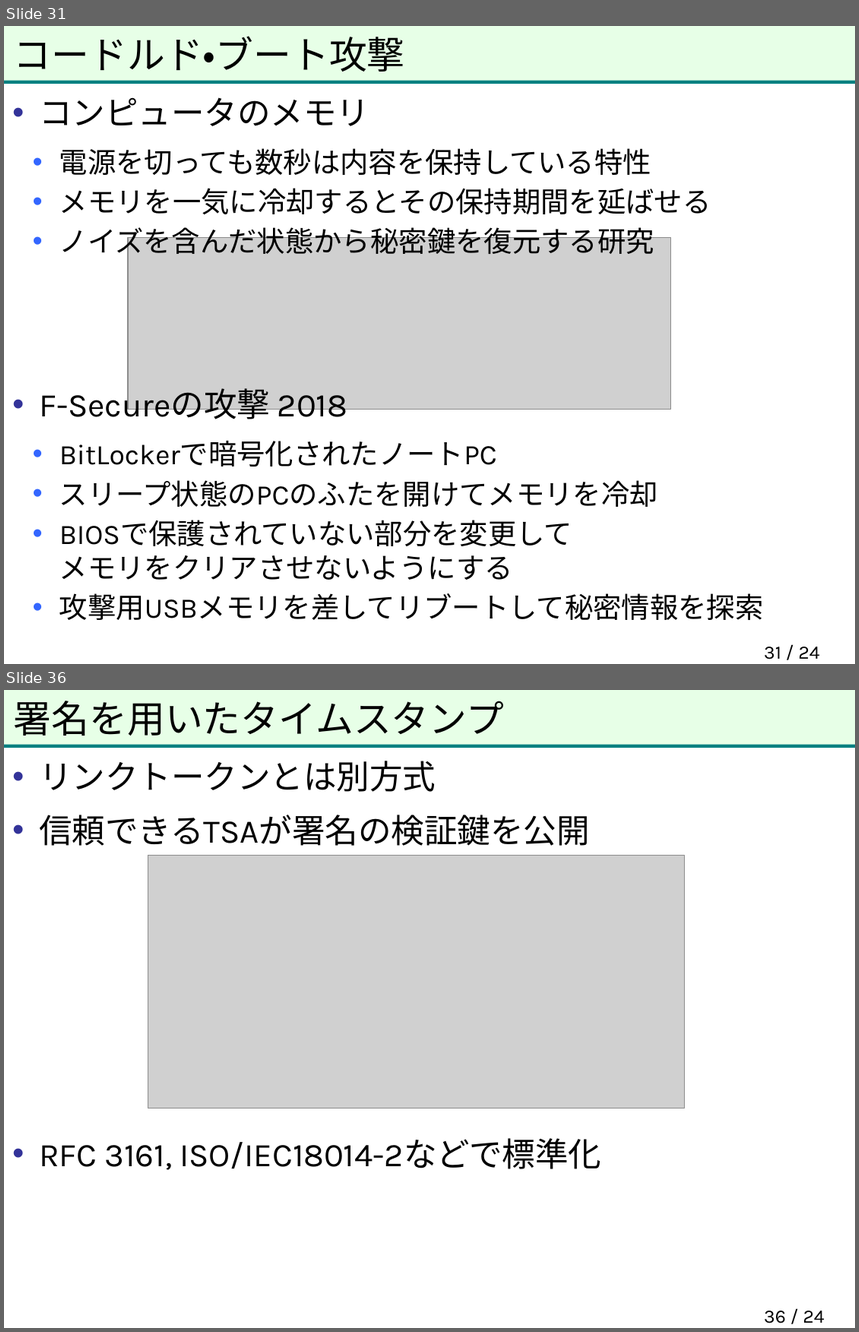
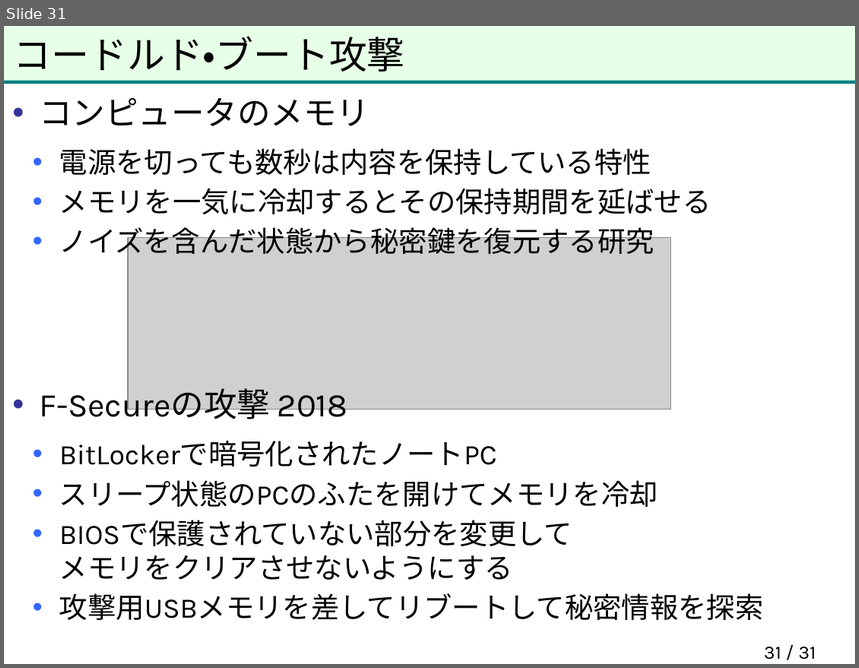
Before and after one commit to herumi/anninbon, a slide deck: lec/anninbon7.pptx. Shown one above the other, each under a label of ours: slides 31 and 36 before the commit, slide 31 after it; the slides between them are not shown. The pictures are 859x1332 and 859x668 pixels, drawn with LibreOffice and Linux fonts; fonts in the diff are those of the drawing; grey boxes stand for pictures; background and template pictures are left out. Boxes give left, top, right and bottom in pixels: in the first picture for what was removed or moved away, otherwise in the second. Text is boxed around its words. In the diff, an @@ line names an element or a change of style, - is before the commit and + after.

```diff
--- a/lec/anninbon7.pptx
+++ b/lec/anninbon7.pptx
@@ slide 36 removed at <box>4,690,855,1328</box>, background #FFFFFF; not listed: 2 template elements that a slide beside it also shows @@
@@ title removed at <box>14,701,504,736</box> @@
-署名を用いたタイムスタンプ
@@ text removed at <box>39,761,601,1170</box> @@
-• リンクトークンとは別方式
-• 信頼できるTSAが署名の検証鍵を公開
-• RFC 3161, ISO/IEC18014-2などで標準化
@@ picture removed at <box>148,855,684,1109</box> @@
@@ page number removed at <box>764,1311,825,1324</box> @@
-36 / 24
@@ page number at <box>764,647,816,660</box>: text changed @@
-31 / 24
+31 / 31
```
Also in this commit, not shown: 1 slide changed, 16 other slides removed, 1 other file.
